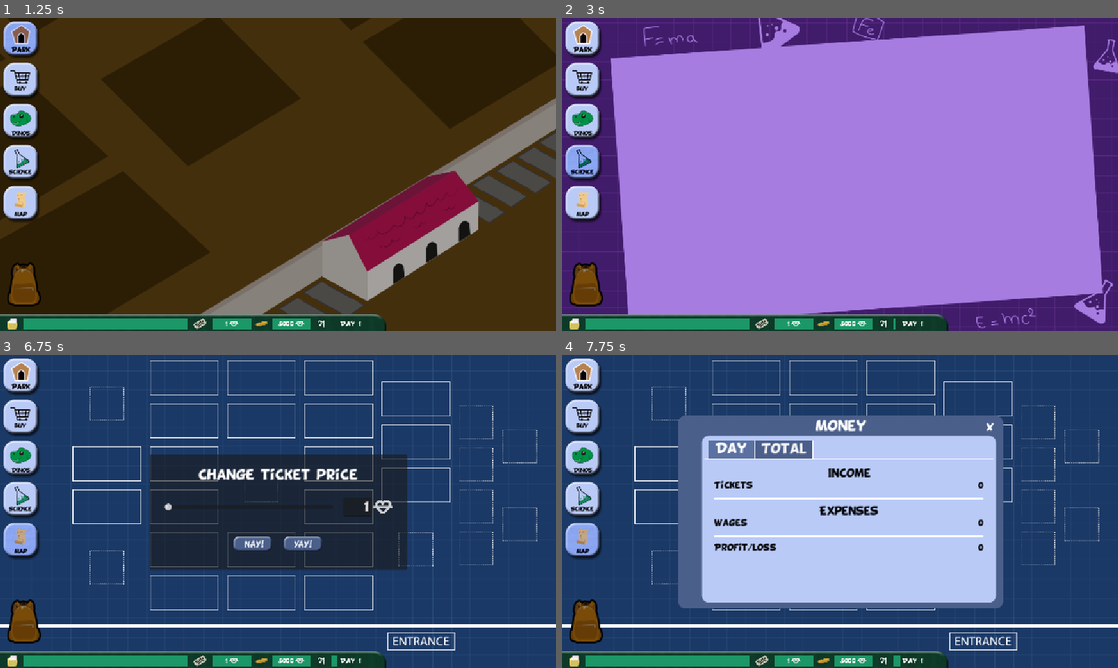
Above: before the commit, frames 1-4 (two rows, left to right).
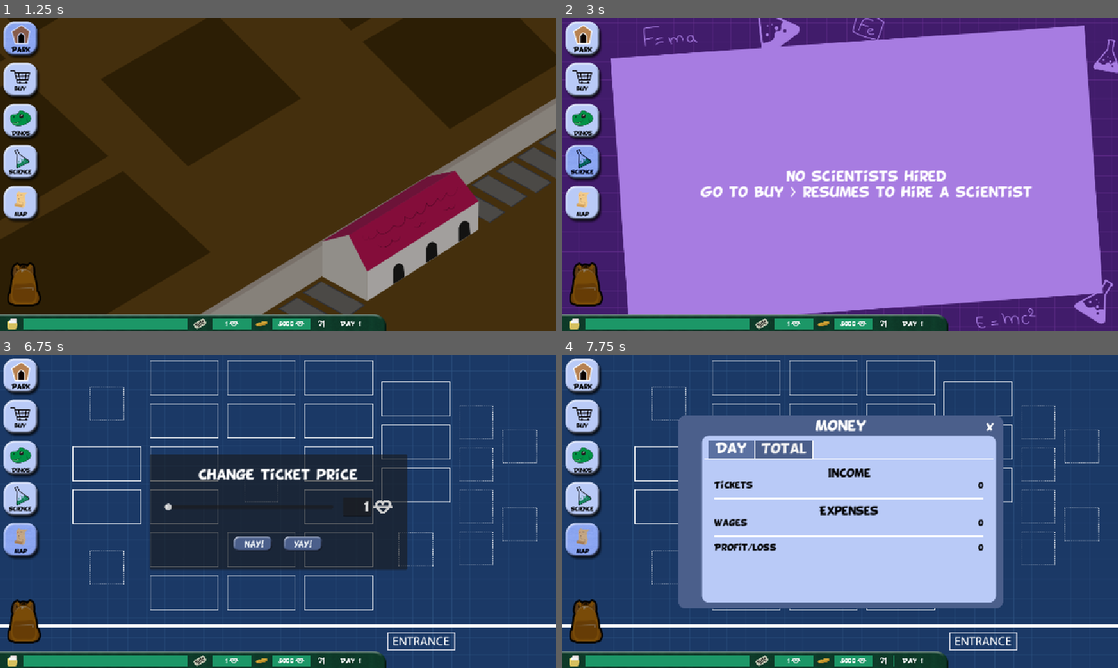
Above: after the commit, the same moments.

Repository: MathrimC/fiftyshadesofprey
Game: Godot game, scene res://scenes/main_menu/main_menu.tscn
Same seed, same stepped clock (60 frames per second), same inputs: the game is played once before the commit and once after it.
Inputs (mouse positions are in pixels of both pictures, inside the frame that each line leads up to):
- Up to frame 1 (1.25 s): click (366, 265) at 0.5 s
- Up to frame 2 (3 s): click (584, 39) at 1.25 s; click (584, 80) at 2 s; click (584, 161) at 2.75 s
- Up to frame 3 (6.75 s): click (22, 539) at 3.5 s; click (105, 661) at 4.25 s; click (200, 661) at 5 s; click (300, 542) at 5.75 s; click (233, 661) at 6.5 s
- Up to frame 4 (7.75 s): click (823, 661) at 7.25 s

Frame 1 is identical in both runs. In frame 2, 1.9% of the frame differs, in the area x 24-85%, y 48-100%; in frame 3, less than 0.1%; in frame 4, less than 0.1%.

Commit message:
hiding unknown dinos, improved science navigation, adapted day length

Diff:
--- a/game_manager.gd
+++ b/game_manager.gd
@@ -7,7 +7,7 @@
 
 const game_resources: GameResources = preload("res://resources/game_resources.tres")
 # const month_time_in_sec := 1200
-const day_length_in_sec := 40
+const day_length_in_sec := 10 * 60
 const egg_expiration_time := 15 * 60
 const ticket_limits := [0, 10, 30, 50, 75, 80, 90, 100, 125, 140, 150]
 
@@ -20,6 +20,7 @@
 signal egg_created(dinosaur: DinosaurInstance)
 signal egg_hatched(dinosaur: DinosaurInstance)
 signal day_passed()
+signal codex_requested(dinosaur: Dinosaur.Type)
 
 var game_data: GameData
 
@@ -29,7 +30,6 @@
 func _enter_tree() -> void:
 	Input.set_custom_mouse_cursor(load("res://img/general/cursor_glow.png"), Input.CURSOR_POINTING_HAND)
 	game_running = false
-	day_passed.connect(on_day_passed)
 
 func start_game() -> void:
 	game_data = GameData.new()
@@ -45,7 +45,9 @@
 		game_data.save()
 	while game_data.current_day_end_time < Time.get_unix_time_from_system():
 		game_data.current_day_end_time += day_length_in_sec
-		on_day_passed()
+		close_day()
+	game_data.save()
+	money_changed.emit(game_data.money)
 	get_tree().change_scene_to_file(Resources.scenes[Resources.Scene.GAME])
 	game_running = true
 
@@ -86,12 +88,15 @@
 func get_scientist_action(scientist: Scientist.Type) -> Dictionary:
 	return game_data.scientist_actions.get(scientist, {})
 
-func is_unlocked(dinosaur: Dinosaur.Type) -> bool:
+func is_dinosaur_unlocked(dinosaur: Dinosaur.Type) -> bool:
 	var eggs := game_resources.get_dinosaur(dinosaur).eggs_to_unlock
 	for dino in eggs:
 		if game_data.egg_creation_counters.get(dino,0) < eggs[dino]:
 			return false
 	return true
+
+func is_dinosaur_known(dinosaur: Dinosaur.Type) -> bool:
+	return game_data.egg_creation_counters.get(dinosaur, 0) > 0
 
 func create_egg(dinosaur: Dinosaur.Type, scientist: Scientist.Type) -> void:
 	var dinosaur_data := game_resources.get_dinosaur(dinosaur)
@@ -210,7 +215,7 @@
 	ticket_price_changed.emit(game_data.ticket_price)
 	game_data.save()
 
-func on_day_passed() -> void:
+func close_day() -> void:
 	print("day passed")
 	_feed_dinosaurs()
 	var total_visitors: int = 0
@@ -245,8 +250,6 @@
 		game_data.money -= staff.wage
 		game_data.money_transactions.append(MoneyTransaction.new(MoneyTransaction.Type.WAGE, staff.wage, "%s wage" % staff.name, game_data.day))
 	game_data.day += 1
-	game_data.save()
-	money_changed.emit(game_data.money)
 
 func _feed_dinosaurs() -> void:
 	var caregivers: Array[Staff] = _get_staff_of_type(Staff.Type.CAREGIVER)
@@ -333,6 +336,9 @@
 				_complete_scientist_action(scientist_action, scientist)
 		if time > game_data.current_day_end_time:
 			game_data.current_day_end_time += day_length_in_sec
+			close_day()
+			game_data.save()
+			money_changed.emit()
 			day_passed.emit()
 
 
--- a/scenes/dinopedia/dinocodex.gd
+++ b/scenes/dinopedia/dinocodex.gd
@@ -26,6 +26,13 @@
 	page += 1
 	_refresh()
 
+func go_to_dino(dino: Dinosaur.Type) -> void:
+	for i in game_manager.game_resources.dinosaurs.size():
+		if game_manager.game_resources.dinosaurs[i].type == dino:
+			page = i + 1
+			break
+	_refresh()
+
 func _refresh() -> void:
 	var dinosaur := dinosaurs[page - 1]
 	if game_manager.game_data.egg_creation_counters.get(dinosaur.type, 0) > 0:
--- a/scenes/dinos/dinosaur_line.gd
+++ b/scenes/dinos/dinosaur_line.gd
@@ -37,7 +37,6 @@
 # 	rename_pressed.emit(self)
 
 func on_actions_pressed() -> void:
-	print("actions pressed")
 	if !actions_menu.visible:
 		actions_menu.position = actions_button.global_position + Vector2(0,actions_button.size.y)
 		actions_menu.show()
@@ -55,3 +54,5 @@
 			game_manager.register_scene_switch(Resources.Scene.MOVE_DINOSAUR, move_dinosaur)
 		2:
 			sell_pressed.emit(self)
+		3:
+			game_manager.codex_requested.emit(dinosaur.type)
--- a/scenes/dinos/dinosaur_line.tscn
+++ b/scenes/dinos/dinosaur_line.tscn
@@ -80,20 +80,22 @@
 text = "Actions"
 
 [node name="ActionsMenu" type="PopupMenu" parent="."]
-size = Vector2i(119, 101)
+size = Vector2i(180, 132)
 visible = true
 unfocusable = true
 theme = ExtResource("2_wf03y")
 theme_override_constants/v_separation = 10
 theme_override_constants/item_start_padding = 15
 theme_override_font_sizes/font_size = 18
-item_count = 3
+item_count = 4
 item_0/text = "Rename"
 item_0/id = 0
 item_1/text = "Move"
 item_1/id = 1
 item_2/text = "Sell"
 item_2/id = 2
+item_3/text = "Codex"
+item_3/id = 3
 
 [connection signal="pressed" from="MoveButton" to="." method="on_move_pressed"]
 [connection signal="pressed" from="SellButton" to="." method="on_sell_pressed"]
--- a/scenes/interface/left_menu.gd
+++ b/scenes/interface/left_menu.gd
@@ -7,6 +7,7 @@
 func _ready():
 	scene_button_group.pressed.connect(on_pressed)
 	game_manager.scene_switched.connect(on_scene_switched)
+	game_manager.codex_requested.connect(on_codex_requested)
 	game_manager.switch_scene(Resources.Scene.DINOPARK)
 
 func on_scene_switched(scene_type: Resources.Scene, _node: Node):
@@ -23,3 +24,9 @@
 		owner.add_child(backpack)
 	else:
 		backpack.queue_free()
+
+func on_codex_requested(dinosaur: Dinosaur.Type) -> void:
+	if backpack == null:
+		backpack = preload(Resources.scenes[Resources.Scene.BACKPACK]).instantiate()
+		owner.add_child(backpack)
+	backpack.open_dino(dinosaur)
--- a/scenes/inventory/backpack.gd
+++ b/scenes/inventory/backpack.gd
@@ -11,6 +11,13 @@
 	dinocodex.hide()
 	titlebar.move_panel.connect(on_move_panel)
 	game_manager.scene_switched.connect(on_scene_switched)
+
+func open_dino(dinosaur: Dinosaur.Type) -> void:
+	title.text = "Dino Codex"
+	dinocodex.go_to_dino(dinosaur)
+	inventory.hide()
+	dinocodex.show()
+
 
 func on_move_panel(movement: Vector2):
 	self.position += movement
--- a/scenes/map/park_lot.tscn
+++ b/scenes/map/park_lot.tscn
@@ -7,6 +7,7 @@
 [ext_resource type="Texture2D" uid="uid://6ovq4uf6e70r" path="res://img/park/fence_steel_top.png" id="5_sc20y"]
 [ext_resource type="Texture2D" uid="uid://dwgyotwbeial6" path="res://img/park/park_dinosaur_forest.png" id="6_sih1o"]
 [ext_resource type="Texture2D" uid="uid://bygqqq1joogiw" path="res://img/dinos/Diplodocus.png" id="7_ingbp"]
+[ext_resource type="Script" uid="uid://b1f7n6sfs7nsb" path="res://scenes/park/park_dinosaur.gd" id="8_r6wxn"]
 
 [node name="ParkLot" type="Node2D"]
 script = ExtResource("1_r6wxn")
@@ -43,6 +44,7 @@
 position = Vector2(-78.8591, 30.2013)
 scale = Vector2(0.2, 0.2)
 texture = ExtResource("7_ingbp")
+script = ExtResource("8_r6wxn")
 
 [node name="Dinosaur2" type="Sprite2D" parent="Enclosure"]
 position = Vector2(174.497, -110.738)
--- /dev/null
+++ b/scenes/park/park_dinosaur.gd
@@ -0,0 +1,6 @@
+extends Sprite2D
+
+func _input(event: InputEvent) -> void:
+	if self.texture != null && event is InputEventMouseButton && event.pressed:
+		if get_rect().has_point(to_local(get_global_mouse_position())):
+			print("dino clicked on lot %s" % owner.lot_number)
--- a/scenes/resumes/scientist_resume.gd
+++ b/scenes/resumes/scientist_resume.gd
@@ -30,7 +30,7 @@
 			var dinosaur_data = game_manager.game_resources.get_dinosaur(dinosaur)
 			var egg: TextureRect = load(Resources.scenes[Resources.Scene.RESUME_EGG]).instantiate()
 			egg.texture = dinosaur_data.egg_texture
-			egg.tooltip_text = dinosaur_data.name
+			egg.tooltip_text = dinosaur_data.name if game_manager.is_dinosaur_known(dinosaur_data.type) else "???"
 			eggs_container.add_child(egg)
 		for recipe: FoodRecipe in scientist_data.recipes:
 			for food in recipe.outputs:
--- a/scenes/resumes/scientist_resume.tscn
+++ b/scenes/resumes/scientist_resume.tscn
@@ -136,6 +136,7 @@
 [node name="UnlockCondition" type="Label" parent="HBoxContainer/Unavailable"]
 custom_minimum_size = Vector2(170, 0)
 layout_mode = 2
+theme = ExtResource("5_5x4nd")
 theme_override_colors/font_color = Color(0, 0, 0, 1)
 theme_override_fonts/font = ExtResource("3_8ct5n")
 theme_override_font_sizes/font_size = 13
--- a/scenes/science/science.tscn
+++ b/scenes/science/science.tscn
@@ -1,7 +1,8 @@
-[gd_scene load_steps=3 format=3 uid="uid://dxewbwhv2an5a"]
+[gd_scene load_steps=4 format=3 uid="uid://dxewbwhv2an5a"]
 
 [ext_resource type="Texture2D" uid="uid://cet1n87q7jjfd" path="res://img/science/science_background.png" id="1_wxol6"]
 [ext_resource type="Script" uid="uid://bft82v0pktcbl" path="res://scenes/science/science_grid.gd" id="2_b0ijt"]
+[ext_resource type="Theme" uid="uid://d153qfgnveiau" path="res://cartoon_theme.tres" id="3_di48t"]
 
 [node name="Science" type="Control"]
 layout_mode = 3
@@ -33,8 +34,18 @@
 theme_override_constants/margin_right = 70
 theme_override_constants/margin_bottom = 80
 
-[node name="GridContainer" type="GridContainer" parent="MarginContainer"]
+[node name="GridContainer" type="GridContainer" parent="MarginContainer" node_paths=PackedStringArray("empty_label")]
 custom_minimum_size = Vector2(800, 450)
 layout_mode = 2
 columns = 3
 script = ExtResource("2_b0ijt")
+empty_label = NodePath("../EmptyLabel")
+
+[node name="EmptyLabel" type="Label" parent="MarginContainer"]
+custom_minimum_size = Vector2(400, 0)
+layout_mode = 2
+theme = ExtResource("3_di48t")
+text = "No scientists hired
+Go to buy > resumes to hire a scientist"
+horizontal_alignment = 1
+autowrap_mode = 2
--- a/scenes/science/science_grid.gd
+++ b/scenes/science/science_grid.gd
@@ -1,7 +1,18 @@
 extends GridContainer
 
+@export var empty_label: Label
+
 func _ready() -> void:
-	for scientist in game_manager.get_hired_scientists():
+	var hired_scientists := game_manager.get_hired_scientists()
+	empty_label.visible = hired_scientists.is_empty()
+
+	for scientist in hired_scientists:
 		var scientist_button: ScientistButton = load(Resources.scenes[Resources.Scene.SCIENTIST_BUTTON]).instantiate()
 		scientist_button.scientist = scientist
 		add_child(scientist_button)
+
+	if hired_scientists.size() == 1:
+		var actions: ScientistActions = load(Resources.scenes[Resources.Scene.SCIENTIST_ACTIONS]).instantiate()
+		actions.scientist = hired_scientists[0]
+		get_tree().root.add_child(actions)
+		game_manager.register_scene_switch(Resources.Scene.SCIENTIST_ACTIONS, actions)
--- a/scenes/scientist_actions/dinosaur_creation_line.gd
+++ b/scenes/scientist_actions/dinosaur_creation_line.gd
@@ -6,26 +6,47 @@
 @export var bird_texture: TextureRect
 @export var button: TextureButton
 @export var timer: RichTextLabel
+@export var available: Container
+@export var unavailable: Container
+@export var unavailable_image: TextureRect
 var dinosaur: Dinosaur.Type
 var scientist: Scientist.Type
 
 func _ready() -> void:
 	var dinosaur_data := game_manager.game_resources.get_dinosaur(dinosaur)
 	egg.texture = dinosaur_data.egg_texture
-	egg.tooltip_text = dinosaur_data.name
-	var bird: Bird = game_manager.game_resources.get_bird(dinosaur_data.creation_bird)
-	bird_amount.text = "1 x"
-	bird_texture.texture = bird.texture
-	bird_texture.tooltip_text = bird.name
-
-	var seconds: int = dinosaur_data.creation_time
-	var minutes := floori(seconds / 60.)
-	seconds = seconds % 60
-	timer.text = "%02d:%02d" % [minutes, seconds]
-	refresh_button()
+	if game_manager.is_dinosaur_unlocked(dinosaur):
+		if game_manager.is_dinosaur_known(dinosaur):
+			egg.tooltip_text = dinosaur_data.name
+		else:
+			egg.tooltip_text = "???"
+		var bird: Bird = game_manager.game_resources.get_bird(dinosaur_data.creation_bird)
+		bird_amount.text = "1 x"
+		bird_texture.texture = bird.texture
+		bird_texture.visible = true
+		bird_texture.tooltip_text = bird.name
+		var seconds: int = dinosaur_data.creation_time
+		var minutes := floori(seconds / 60.)
+		seconds = seconds % 60
+		timer.text = "%02d:%02d" % [minutes, seconds]
+		refresh_button()
+		available.show()
+		unavailable.hide()
+	else:
+		egg.tooltip_text = "???"
+		bird_amount.text = "1 x      ???   "
+		bird_texture.visible = false
+		var unlock_condition: String = "Needed to unlock:\n"
+		for type in dinosaur_data.eggs_to_unlock:
+			if game_manager.is_dinosaur_known(type):
+				unlock_condition += "%s %s egg\n" % [dinosaur_data.eggs_to_unlock[type], game_manager.game_resources.get_dinosaur(dinosaur).name]
+			else:
+				unlock_condition += "%s ??? egg\n" % dinosaur_data.eggs_to_unlock[type]
+		unavailable.tooltip_text = unlock_condition
+		available.hide()
+		unavailable.show()
 
 func refresh_button() -> void:
-	button.disabled = false
 	var bird := game_manager.game_resources.get_dinosaur(dinosaur).creation_bird
 	button.disabled = (game_manager.get_bird_amount(bird) < 1)
 
--- a/scenes/scientist_actions/dinosaur_creation_line.tscn
+++ b/scenes/scientist_actions/dinosaur_creation_line.tscn
@@ -9,17 +9,20 @@
 [ext_resource type="Texture2D" uid="uid://dpmb4cmhhclx4" path="res://img/science/science_create_yes.png" id="6_7eqe1"]
 [ext_resource type="Texture2D" uid="uid://efrr5xwclu3a" path="res://img/science/science_create_no.png" id="7_uurtm"]
 [ext_resource type="Texture2D" uid="uid://c0g0rn1epir8m" path="res://img/science/clock.png" id="8_xs80n"]
+[ext_resource type="Texture2D" uid="uid://bd7i7nbi23wxy" path="res://img/buy/unavailable.png" id="10_thncl"]
 
-[node name="DinosaurCreationLine" type="HBoxContainer" node_paths=PackedStringArray("egg", "bird_amount", "bird_texture", "button", "timer")]
+[node name="DinosaurCreationLine" type="HBoxContainer" node_paths=PackedStringArray("egg", "bird_amount", "bird_texture", "button", "timer", "available", "unavailable")]
 custom_minimum_size = Vector2(0, 80)
 size_flags_horizontal = 3
-theme_override_constants/separation = 10
+theme_override_constants/separation = 15
 script = ExtResource("1_wqnfq")
 egg = NodePath("Egg")
 bird_amount = NodePath("AnimalAmount/Amount")
 bird_texture = NodePath("AnimalAmount/Animal")
-button = NodePath("TextureButton")
-timer = NodePath("Timer")
+button = NodePath("Available/TextureButton")
+timer = NodePath("Available/Timer")
+available = NodePath("Available")
+unavailable = NodePath("Unavailable")
 
 [node name="Egg" type="TextureRect" parent="."]
 texture_filter = 2
@@ -46,7 +49,8 @@
 theme_override_colors/default_color = Color(0, 0, 0, 1)
 theme_override_fonts/normal_font = ExtResource("4_7kw3u")
 text = "1 x"
-horizontal_alignment = 1
+fit_content = true
+autowrap_mode = 0
 vertical_alignment = 1
 
 [node name="Animal" type="TextureRect" parent="AnimalAmount"]
@@ -57,21 +61,26 @@
 expand_mode = 1
 stretch_mode = 5
 
-[node name="TextureButton" type="TextureButton" parent="."]
+[node name="Available" type="HBoxContainer" parent="."]
+layout_mode = 2
+size_flags_horizontal = 10
+theme_override_constants/separation = 10
+
+[node name="TextureButton" type="TextureButton" parent="Available"]
 layout_mode = 2
 size_flags_horizontal = 10
 texture_normal = ExtResource("6_7eqe1")
 texture_disabled = ExtResource("7_uurtm")
 stretch_mode = 3
 
-[node name="TimerIcon" type="TextureRect" parent="."]
+[node name="TimerIcon" type="TextureRect" parent="Available"]
 custom_minimum_size = Vector2(25, 0)
 layout_mode = 2
 texture = ExtResource("8_xs80n")
 expand_mode = 1
 stretch_mode = 5
 
-[node name="Timer" type="RichTextLabel" parent="."]
+[node name="Timer" type="RichTextLabel" parent="Available"]
 custom_minimum_size = Vector2(50, 0)
 layout_mode = 2
 size_flags_horizontal = 0
@@ -83,4 +92,19 @@
 autowrap_mode = 0
 vertical_alignment = 1
 
-[connection signal="pressed" from="TextureButton" to="." method="_on_create_pressed"]
+[node name="Unavailable" type="HBoxContainer" parent="."]
+custom_minimum_size = Vector2(120, 0)
+layout_mode = 2
+size_flags_horizontal = 2
+theme = ExtResource("2_acscv")
+theme_override_constants/separation = 10
+
+[node name="TextureRect" type="TextureRect" parent="Unavailable"]
+layout_mode = 2
+size_flags_horizontal = 3
+theme = ExtResource("2_acscv")
+texture = ExtResource("10_thncl")
+expand_mode = 1
+stretch_mode = 5
+
+[connection signal="pressed" from="Available/TextureButton" to="." method="_on_create_pressed"]
--- a/scenes/scientist_actions/scientist_actions.gd
+++ b/scenes/scientist_actions/scientist_actions.gd
@@ -17,12 +17,11 @@
 	scientist_icon.texture = scientist_data.texture
 	scientist_name.text = "\"%s\"" % scientist_data.name
 	for dinosaur in scientist_data.dinosaurs:
-		if game_manager.is_unlocked(dinosaur):
-			var line: DinosaurCreationLine = load(Resources.scenes[Resources.Scene.DINOSAUR_CREATION_LINE]).instantiate()
-			line.dinosaur = dinosaur
-			line.scientist = scientist
-			dinosaurs_container.add_child(line)
-			dinosaur_lines.append(line)
+		var line: DinosaurCreationLine = load(Resources.scenes[Resources.Scene.DINOSAUR_CREATION_LINE]).instantiate()
+		line.dinosaur = dinosaur
+		line.scientist = scientist
+		dinosaurs_container.add_child(line)
+		dinosaur_lines.append(line)
 	for recipe in scientist_data.recipes:
 		var line: FoodCreationLine = load(Resources.scenes[Resources.Scene.FOOD_CREATION_LINE]).instantiate()
 		line.recipe = recipe
Not shown: 1 places in scenes/map/park_lot.tscn that only renumber resources
Not shown, added: scenes/park/park_dinosaur.gd.uid
Not shown: 1 places in scenes/scientist_actions/dinosaur_creation_line.tscn that only renumber resources
